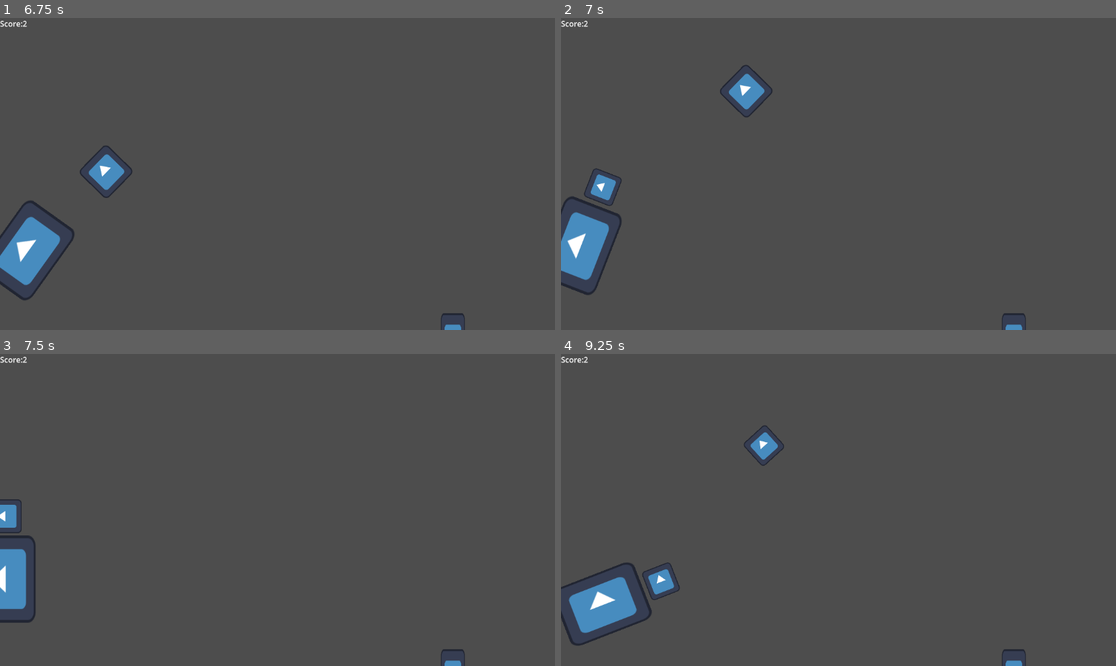
Above: before the commit, frames 1-4 (two rows, left to right).
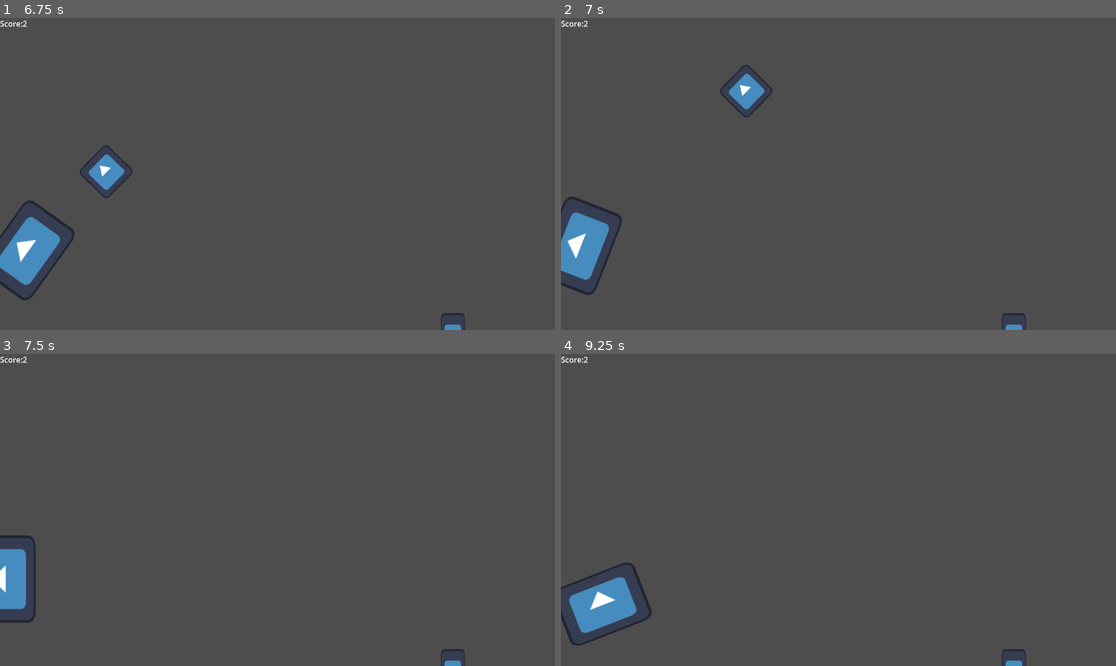
Above: after the commit, the same moments.

Repository: PandorasGit/bubblegame
Game: Godot game, scene res://level/level.tscn
The game is run twice, just before and just after one commit, with the same random seed, the same clock (stepped at 60 frames per second) and the same inputs. The engine's default icon, where the game draws it, is replaced by a stand-in: a white triangle on a blue panel in a dark square.
Inputs:
- Up to frame 1 (6.75 s): tap Enter (fire) at 0.5, 2.1, 4.35, 6.6 s; hold Up (up) 0.53-1.28 s; tap Space (blow) at 0.6, 1.35, 2.3, 2.85, 3.6, 4.55, 5.1, 5.75, 5.85 s; hold Down (down) 1.28-2.03 s; hold Up (up) 2.03-3.53 s; hold Down (down) 3.53-5.78 s; hold Up (up) from 5.78 s (still down)
- Up to frame 2 (7 s): keep holding Up (up); tap Space (blow) at 6.8 s
- Up to frame 3 (7.5 s): keep holding Up (up); tap Space (blow) at 7.35 s
- Up to frame 4 (9.25 s): tap Enter (fire) at 8, 8.85 s; release Up (up) at 8.03 s; hold Down (down) from 8.03 s (still down); tap Space (blow) at 8.1, 9.05 s

Frame 1 is identical in both runs. In frame 2, 0.3% of the frame differs, in the area x 4-11%, y 48-61%; in frame 3, 0.3%; in frame 4, 0.7%, in the area x 14-41%, y 22-79%.

Commit message:
limit ammo

Diff:
--- a/bubble/launcher/launcher.gd
+++ b/bubble/launcher/launcher.gd
@@ -3,6 +3,7 @@
 var has_bubble := false
 @onready var bubble_scene := load("res://bubble/bubble.tscn")
 var bubble
+@export var shots = 3
 
 func _process(delta: float) -> void:
 	var dir = Input.get_axis("up", "down")
@@ -15,7 +16,8 @@
 	if Input.is_action_just_pressed("blow"):
 		if has_bubble:
 			$Bubble.grow()
-		else:
+		elif shots > 0:
+			shots -= 1
 			bubble = bubble_scene.instantiate()
 			bubble.position = $Marker2D.position
 			add_child(bubble)
